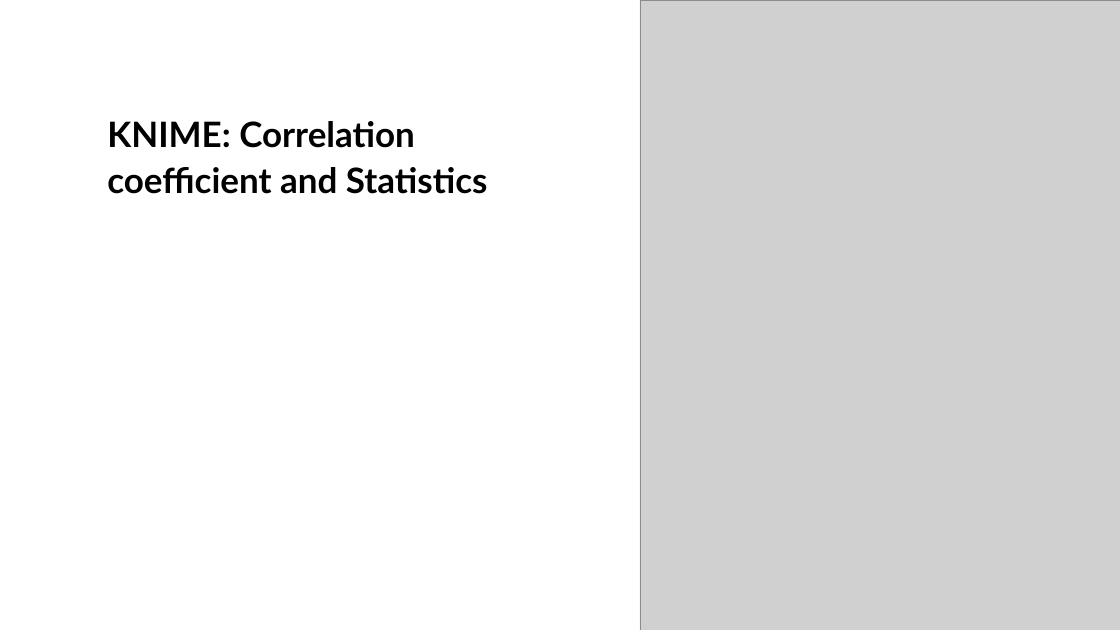
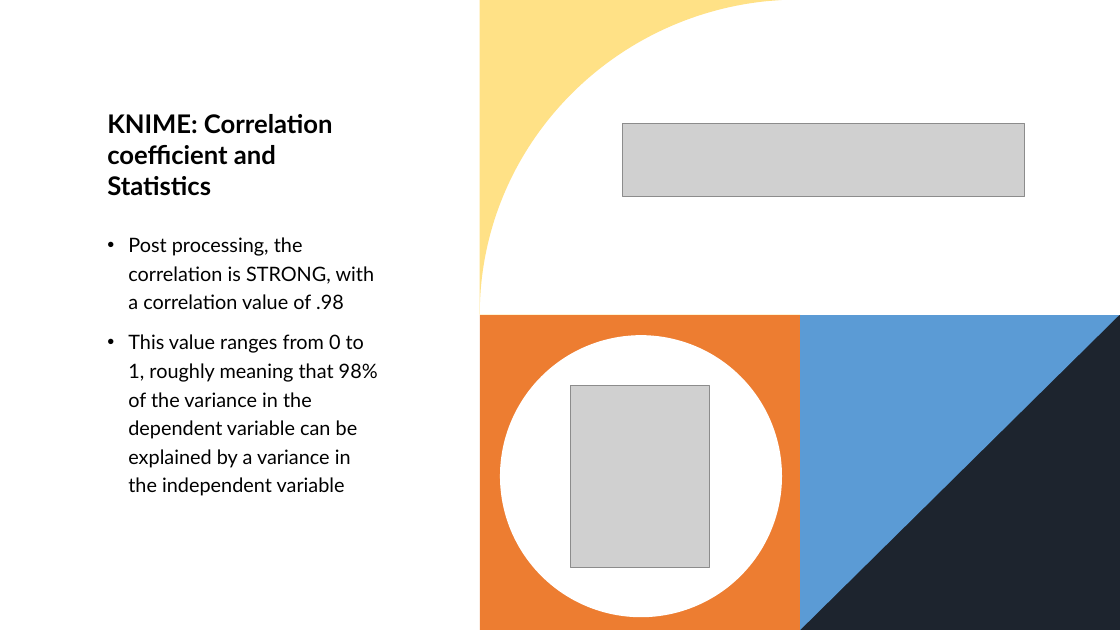
Before and after one commit to robert-daniels/Projects, a slide deck: slide 13 of DS_210/final/DS 210.pptx. Drawn at 1120x630 pixels with LibreOffice and Linux fonts; fonts in the diff are those of the drawing; grey boxes stand for pictures. Boxes give left, top, right and bottom in pixels: in the first picture for what was removed or moved away, otherwise in the second. Text is boxed around its words. In the diff, an @@ line names an element or a change of style, - is before the commit and + after.

```diff
--- a/DS_210/final/DS 210.pptx
+++ b/DS_210/final/DS 210.pptx
@@ rectangle added at (x1=480, y1=0, x2=1120, y2=315), fill #FFFFFF @@
@@ freeform shape added at (x1=481, y1=0, x2=801, y2=315), fill #FFE186 @@
@@ title "KNIME: Correlation coefficient and Statistics" at (x1=107, y1=114, x2=333, y2=196): size 30 to 22 pt; line spacing 1.1 to 1 @@
@@ picture added at (x1=623, y1=124, x2=1025, y2=197) @@
@@ text added at (x1=128, y1=237, x2=378, y2=496), 17 pt, text #000000 @@
+• Post processing, the correlation is STRONG, with a correlation value of .98
+• This value ranges from 0 to 1, roughly meaning that 98% of the variance in the dependent variable can be explained by a variance in the independent variable
@@ rectangle added at (x1=480, y1=315, x2=800, y2=630), fill #ED7D31 @@
@@ freeform shape at (x1=800, y1=315, x2=1120, y2=630): fill #1D242E to #5B9BD5; rotation 0 to 90 degrees; outline redrawn @@
@@ rectangle added at (x1=801, y1=315, x2=1120, y2=630), fill #1D242E @@
@@ ellipse added at (x1=500, y1=335, x2=782, y2=618), fill #FFFFFF @@
@@ picture resized from (x1=640, y1=0, x2=1120, y2=630) to (x1=571, y1=386, x2=709, y2=568) @@
```
Also in this commit, not shown: 2 other slides changed, 4 slides added, 2 slides removed, 3 other files.
